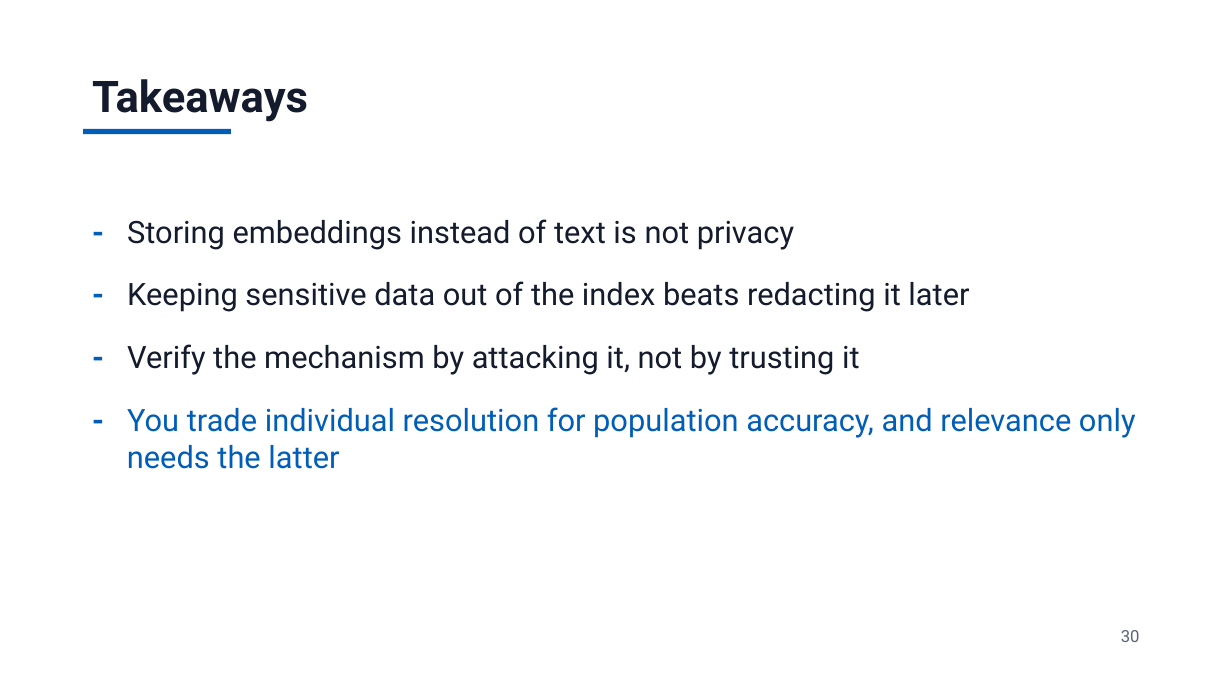
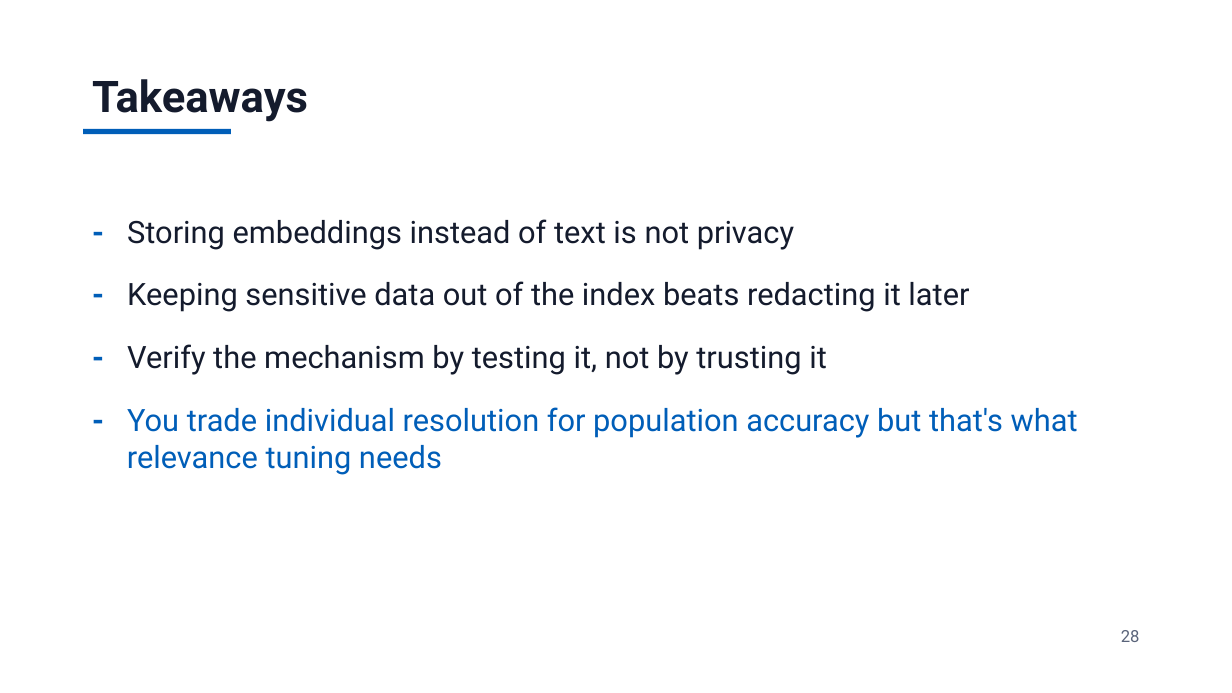
Before and after one commit to jzonthemtn/ldp-for-search, a slide deck: slide 28 of ldp_for_search_slides.pptx (slide 30 before the commit). Drawn at 1232x693 pixels with LibreOffice and Linux fonts; fonts in the diff are those of the drawing. Boxes give left, top, right and bottom in pixels: in the first picture for what was removed or moved away, otherwise in the second. Text is boxed around its words. In the diff, an @@ line names an element or a change of style, - is before the commit and + after.

```diff
--- a/ldp_for_search_slides.pptx
+++ b/ldp_for_search_slides.pptx
@@ text at (x1=127, y1=344, x2=1078, y2=475): text changed @@
-- Verify the mechanism by attacking it, not by trusting it
-- You trade individual resolution for population accuracy, and relevance only needs the latter
+- Verify the mechanism by testing it, not by trusting it
+- You trade individual resolution for population accuracy but that's what relevance tuning needs
@@ text at (x1=1121, y1=630, x2=1140, y2=642): text changed @@
-30
+28
```
Also in this commit, not shown: 14 other slides changed, 2 slides added, 4 slides removed, 7 other files.
